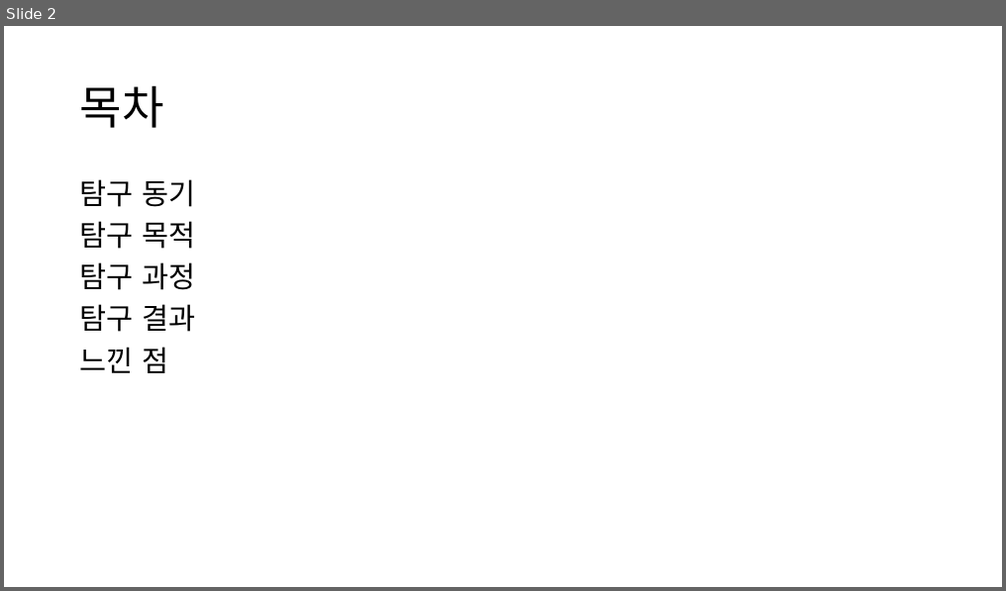
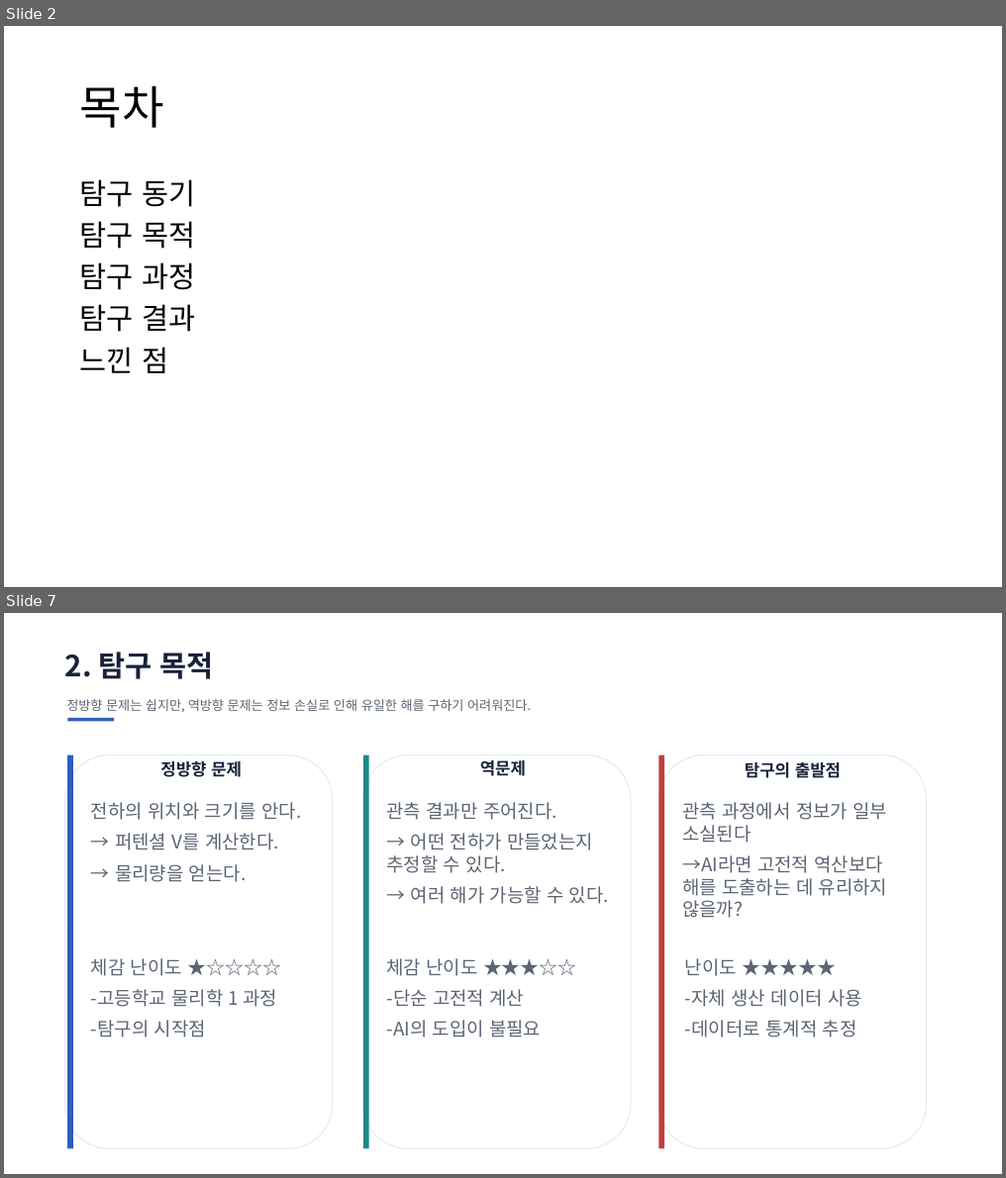
Before and after one commit to ohyunu525/KK-AI, a slide deck: Documents/보고서 파일.pptx. Shown one above the other, each under a label of ours: slide 2 before the commit, slides 2 and 7 after it; the slides between them are not shown. The pictures are 1006x591 and 1006x1178 pixels, drawn with LibreOffice and Linux fonts; fonts in the diff are those of the drawing. Boxes give left, top, right and bottom in pixels: in the first picture for what was removed or moved away, otherwise in the second. Text is boxed around its words. In the diff, an @@ line names an element or a change of style, - is before the commit and + after.

```diff
--- a/Documents/보고서 파일.pptx
+++ b/Documents/보고서 파일.pptx
@@ slide 7 added at box(4, 613, 1002, 1174), background #FFFFFF @@
@@ text added at box(65, 652, 214, 679), 28 pt, text #18233A, bold @@
+2. 탐구 목적
@@ text added at box(66, 699, 531, 712), 12.5 pt, text #5C6574 @@
+정방향 문제는 쉽지만, 역방향 문제는 정보 손실로 인해 유일한 해를 구하기 어려워진다.
@@ rectangle added at box(67, 718, 114, 721), fill #315EBE @@
@@ rounded rectangle added at box(64, 756, 332, 1149), fill #FFFFFF, outline #E6EBF4 1 pt @@
@@ rectangle added at box(67, 756, 73, 1149), fill #315EBE @@
@@ rounded rectangle added at box(363, 756, 631, 1149), fill #FFFFFF, outline #E6EBF4 1 pt @@
@@ rectangle added at box(363, 756, 369, 1149), fill #1F8987 @@
@@ text added at box(480, 761, 526, 776), 16 pt, text #18233A, bold @@
+역문제
@@ rounded rectangle added at box(659, 756, 927, 1149), fill #FFFFFF, outline #E6EBF4 1 pt @@
@@ rectangle added at box(659, 756, 665, 1149), fill #BE4141 @@
@@ text added at box(160, 761, 242, 777), 16 pt, text #18233A, bold @@
+정방향 문제
@@ text added at box(745, 762, 841, 778), 16 pt, text #18233A, bold @@
+탐구의 출발점
@@ text added at box(91, 802, 301, 882), 18 pt, text #5C6574 @@
+전하의 위치와 크기를 안다.
+→ 퍼텐셜 V를 계산한다.
+→ 물리량을 얻는다.
@@ text added at box(387, 802, 609, 904), 18 pt, text #5C6574 @@
+관측 결과만 주어진다.
+→ 어떤 전하가 만들었는지 추정할 수 있다.
+→ 여러 해가 가능할 수 있다.
@@ text added at box(387, 802, 888, 918), 18 pt, text #5C6574 @@
+관측 과정에서 정보가 일부 소실된다
+→AI라면 고전적 역산보다 해를 도출하는 데 유리하지 않을까?
@@ text added at box(91, 959, 278, 1038), 18 pt, text #5C6574 @@
+체감 난이도 ★☆☆☆☆
+-고등학교 물리학 1 과정
+-탐구의 시작점
@@ text added at box(387, 959, 541, 1038), 18 pt, text #5C6574 @@
+체감 난이도 ★★★☆☆
+-단순 고전적 계산
+-AI의 도입이 불필요
@@ text added at box(685, 959, 862, 1038), 18 pt, text #5C6574 @@
+난이도 ★★★★★
+-자체 생산 데이터 사용
+-데이터로 통계적 추정
```
Also in this commit, not shown: 2 slides changed, 3 other slides added, 4 other files.
